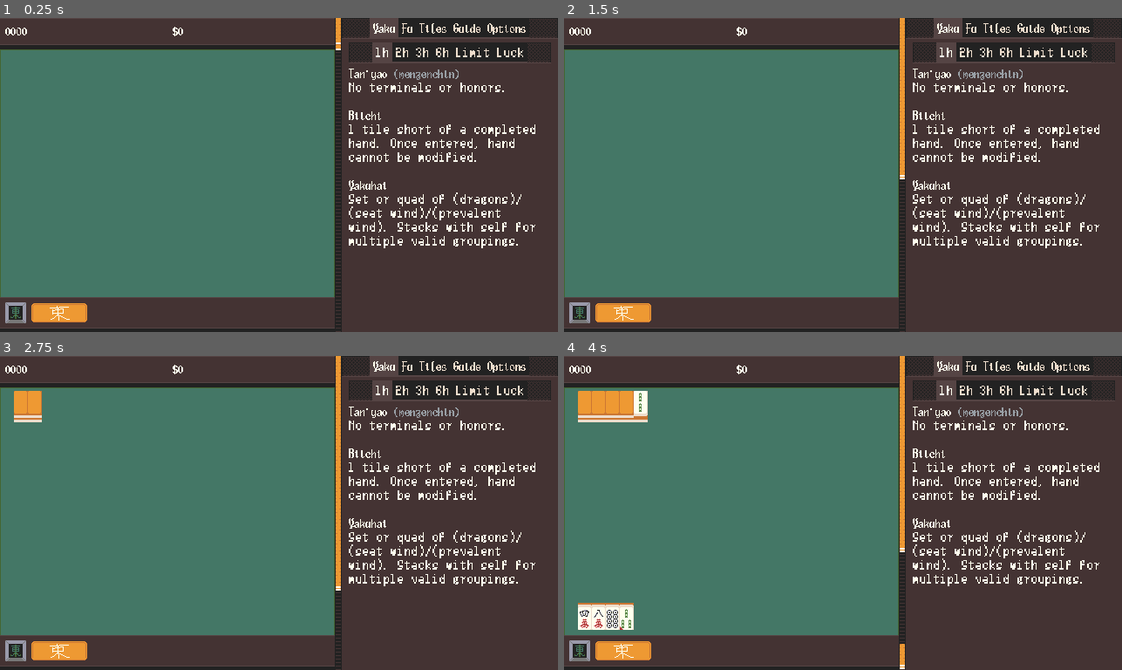
Above: before the commit, frames 1-4 (two rows, left to right).
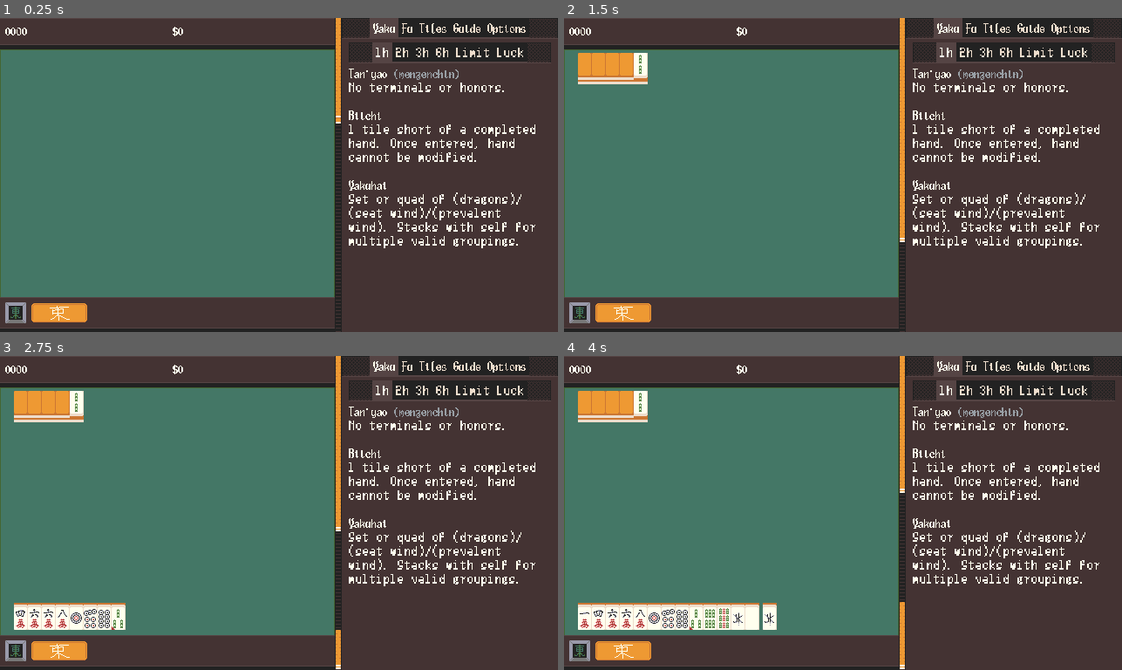
Above: after the commit, the same moments.

Repository: nanahyakuman/ultimahjong
Game: Godot game, scene res://root.tscn
Two runs of this game, one before a commit and one after it. Both use one fixed random seed, a clock stepped at 60 frames per second and the inputs below.
Inputs (mouse positions are in pixels of both pictures, inside the frame that each line leads up to):
- Up to frame 1 (0.25 s): no input
- Up to frame 2 (1.5 s): tap Enter at 0.5 s; move the mouse to (965, 159) at 0.52 s; click (965, 159) at 0.67 s; drag from (731, 190) to (815, 237) at 1.27 s
- Up to frame 3 (2.75 s): tap Space at 2 s; move the mouse to (334, 443) at 2.02 s; click (334, 443) at 2.17 s
- Up to frame 4 (4 s): drag from (586, 409) to (675, 465) at 2.77 s; drag from (597, 409) to (870, 513) at 3.52 s

The runs differ from the first frame. In frame 1, 0.2% of the frame differs, in the area x 60-62%, y 7-34%; in frame 2, 1.4%; in frame 3, 2.8%, in the area x 2-62%, y 11-100%; in frame 4, 2.7%.

Commit message:
dora as fu instead of han

Diff:
--- a/MahjongManager.gd
+++ b/MahjongManager.gd
@@ -92,10 +92,11 @@
 	ura_dora.clear()
 	called_hand.clear()
 
-	for i in wall.size():
+	for i in range(0, wall.size(), 4):
 		await anim_timer.start_get(.01).timeout
 		gui_manager.update_wall_count(i+1)
 		tile_sfx_player.play()
+	gui_manager.update_wall_count(wall.size())
 
 
 func draw_hand():
--- a/global/AllYaku.gd
+++ b/global/AllYaku.gd
@@ -9,9 +9,9 @@
 	"Chin'itsu": ScoringInfo.Han.new("Chin'itsu", 6, "Hand only contains tiles of a single suit."),
 	"Open Chin'itsu": ScoringInfo.Han.new("Open Chin'itsu", 5, "Hand only contains tiles of a single suit."),
 
-	"Kan Dora": ScoringInfo.Han.new("Kan Dora", 1, ""),
-	"Ura Dora": ScoringInfo.Han.new("Ura Dora", 1, ""),
-	"Aka Dora": ScoringInfo.Han.new("Aka Dora", 1, ""),
+#	"Kan Dora": ScoringInfo.Han.new("Kan Dora", 1, ""),
+#	"Ura Dora": ScoringInfo.Han.new("Ura Dora", 1, ""),
+#	"Aka Dora": ScoringInfo.Han.new("Aka Dora", 1, ""),
 }
 
 var FU = {
@@ -36,4 +36,8 @@
 	"1-sided Wait": ScoringInfo.Fu.new("1-sided Wait", 2),
 	"2-sided Wait": ScoringInfo.Fu.new("2-sided Wait", 0),
 	">=3-sided Wait": ScoringInfo.Fu.new(">=3-sided Wait", 0),
+
+	"Kan Dora": ScoringInfo.Fu.new("Kan Dora", 8),
+	"Ura Dora": ScoringInfo.Fu.new("Ura Dora", 8),
+	"Aka Dora": ScoringInfo.Fu.new("Aka Dora", 8),
 }
--- a/yaku/YakuChecker.gd
+++ b/yaku/YakuChecker.gd
@@ -80,19 +80,9 @@
 		if tanyao:
 			scoring_info.hans.append(ALL_YAKU.YAKUS["Tan'yao"])
 
-	# doras is and array of arrays of MTile ids, seperated into front and ura
-	if doras.size() > 0:
-		for g in groupings:
-			for t in g.tiles:
-				if doras[0].has(t.get_id()):
-					scoring_info.hans.append(ALL_YAKU.YAKUS["Kan Dora"])
-				if doras[1].has(t.get_id()):
-					scoring_info.hans.append(ALL_YAKU.YAKUS["Ura Dora"])
-				if t.aka:
-					scoring_info.hans.append(ALL_YAKU.YAKUS["Aka Dora"])
 
 	if do_fu:
-		scoring_info.fus = get_fu(groupings)
+		scoring_info.fus = get_fu(groupings, doras)
 
 	return scoring_info
 
@@ -188,7 +178,7 @@
 	return dora
 
 # assumes the hand is valid and not chiitoitsu
-func get_fu(groupings: Array):
+func get_fu(groupings: Array, doras: Array):
 	var fus = []
 
 	fus.append(ALL_YAKU.FU["Base"])
@@ -224,6 +214,18 @@
 				fus.append(ALL_YAKU.FU["Pair"])
 			continue
 
+	# doras is and array of arrays of MTile ids, seperated into front and ura
+	if doras.size() > 0:
+		for g in groupings:
+			for t in g.tiles:
+				if doras[0].has(t.get_id()):
+					fus.append(ALL_YAKU.FU["Kan Dora"])
+				if doras[1].has(t.get_id()):
+					fus.append(ALL_YAKU.FU["Ura Dora"])
+				if t.aka:
+					fus.append(ALL_YAKU.FU["Aka Dora"])
+
+
 	return fus
 
 
